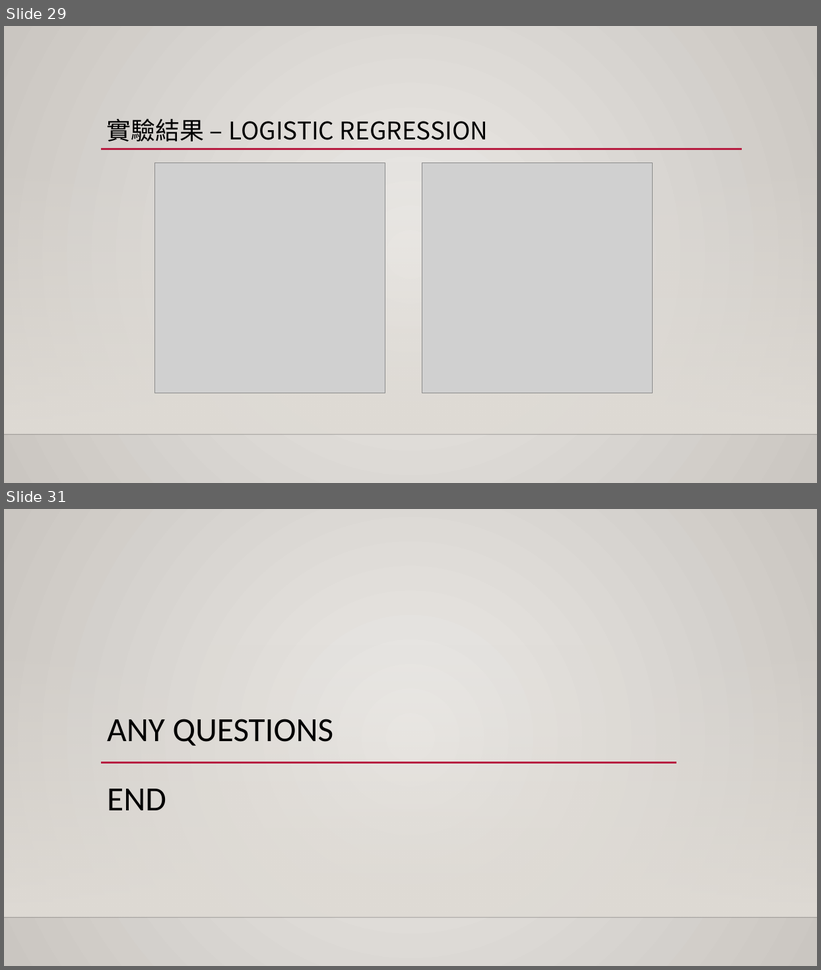
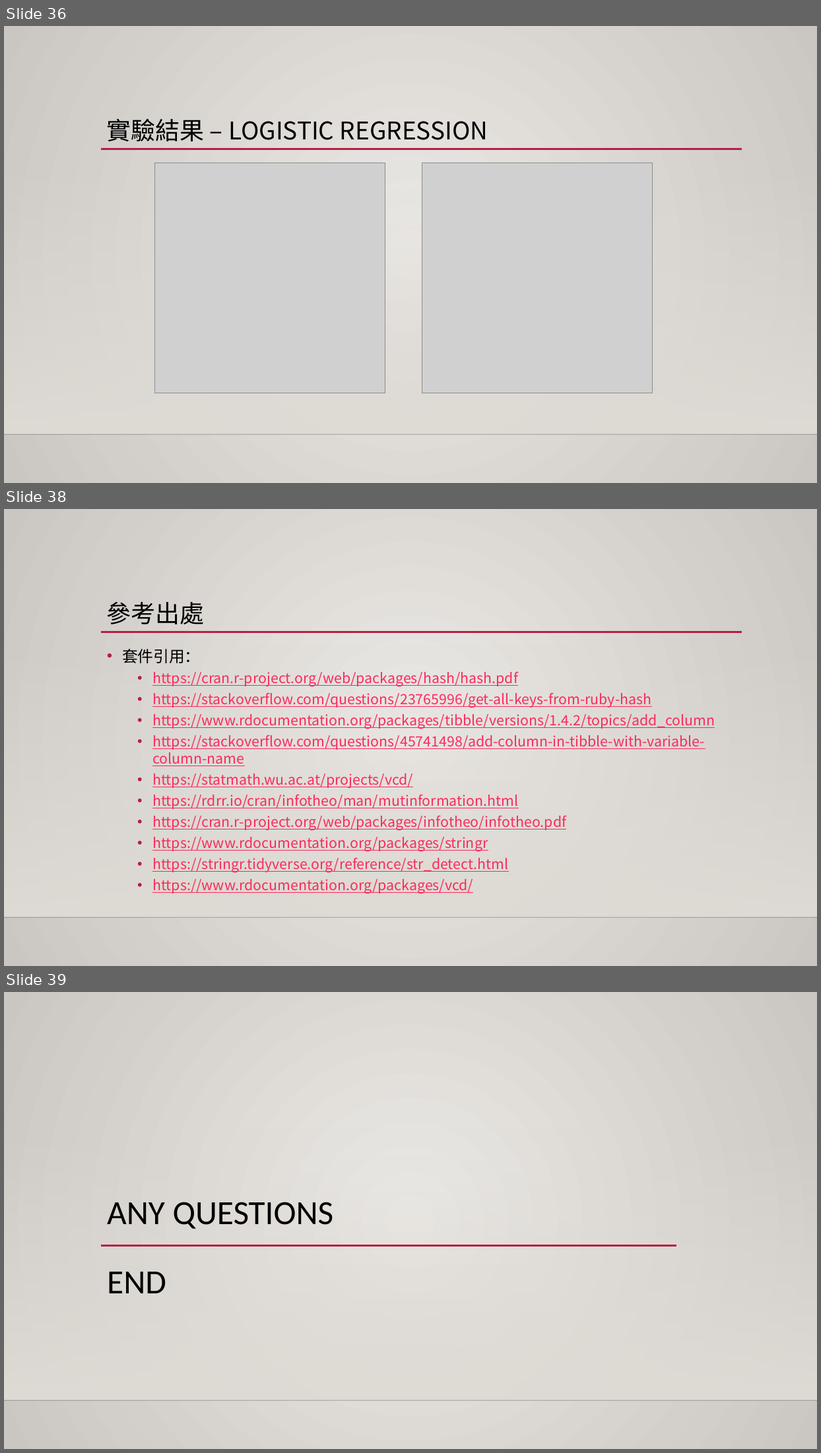
Before and after one commit to 1082-datascience/finalproject-finalproject-1082ds_group3, a slide deck: docs/final_report.pptx. Shown one above the other, each under a label of ours: slides 29 and 31 before the commit, slides 36, 38 and 39 after it; the slides between them are not shown. The pictures are 821x970 and 821x1453 pixels, drawn with LibreOffice and Linux fonts; fonts in the diff are those of the drawing; grey boxes stand for pictures; background and template pictures are left out. Boxes give left, top, right and bottom in pixels: in the first picture for what was removed or moved away, otherwise in the second. Text is boxed around its words. In the diff, an @@ line names an element or a change of style, - is before the commit and + after.

```diff
--- a/docs/final_report.pptx
+++ b/docs/final_report.pptx
@@ slide 38 added at [4,509,817,966], background gradient #ECEAE7 to #CAC7C1; not listed: 3 template elements that a slide beside it also shows @@
@@ title added at [107,602,205,625], 28.8 pt, text #000000 @@
+參考出處
@@ text added at [122,649,715,894], 16.6 pt, text #FA2B5C, underline @@
+• 套件引用：
+  • https://cran.r-project.org/web/packages/hash/hash.pdf
+  • https://stackoverflow.com/questions/23765996/get-all-keys-from-ruby-hash
+  • https://www.rdocumentation.org/packages/tibble/versions/1.4.2/topics/add_column
+  • https://stackoverflow.com/questions/45741498/add-column-in-tibble-with-variable-column-name
+  • https://statmath.wu.ac.at/projects/vcd/
+  • https://rdrr.io/cran/infotheo/man/mutinformation.html
+  • https://cran.r-project.org/web/packages/infotheo/infotheo.pdf
+  • https://www.rdocumentation.org/packages/stringr
+  • https://stringr.tidyverse.org/reference/str_detect.html
+  • https://www.rdocumentation.org/packages/vcd/
@@ what was slide 29 is now slide 36 @@
@@ what was slide 31 is now slide 39 @@
```
Also in this commit, not shown: 4 slides changed, 8 other slides added, 1 slide removed, 4 other files.
